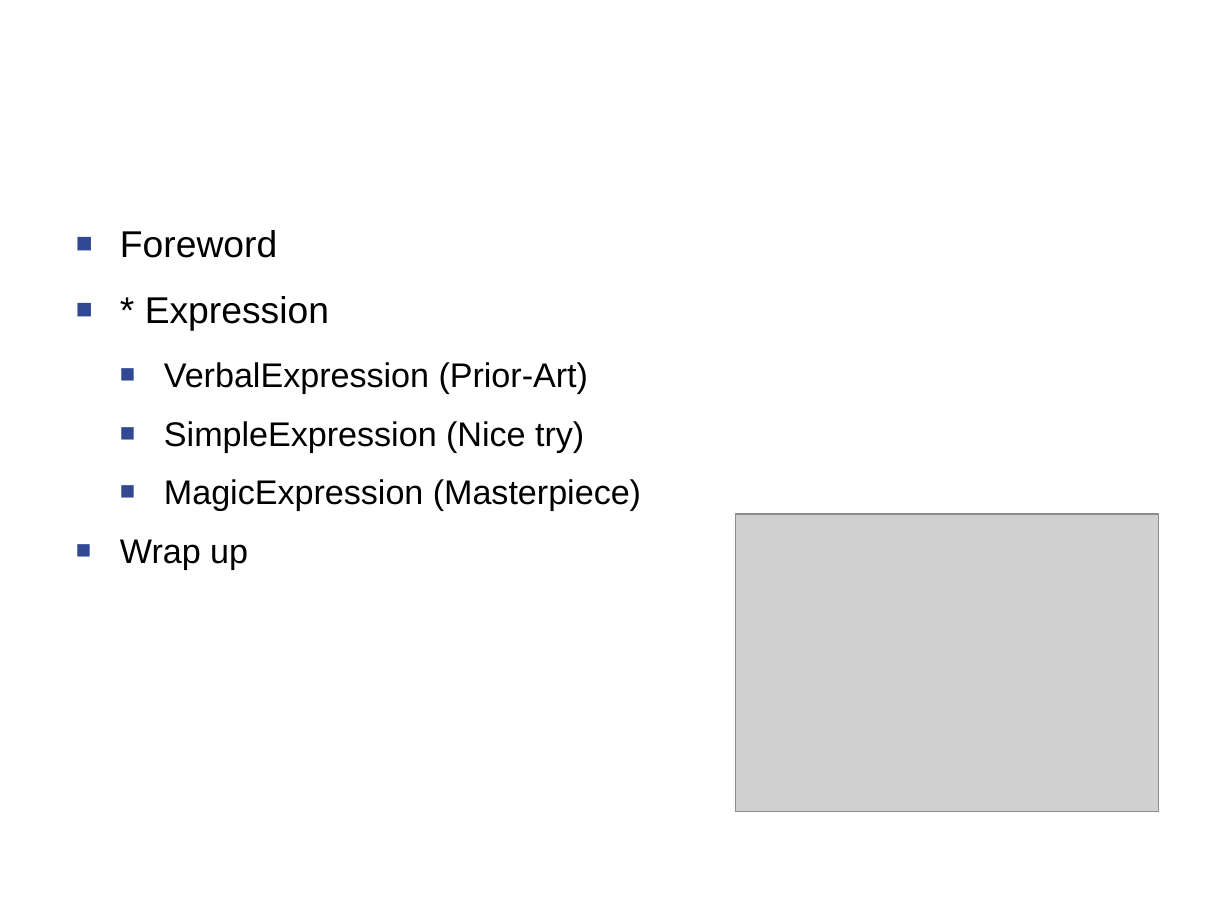
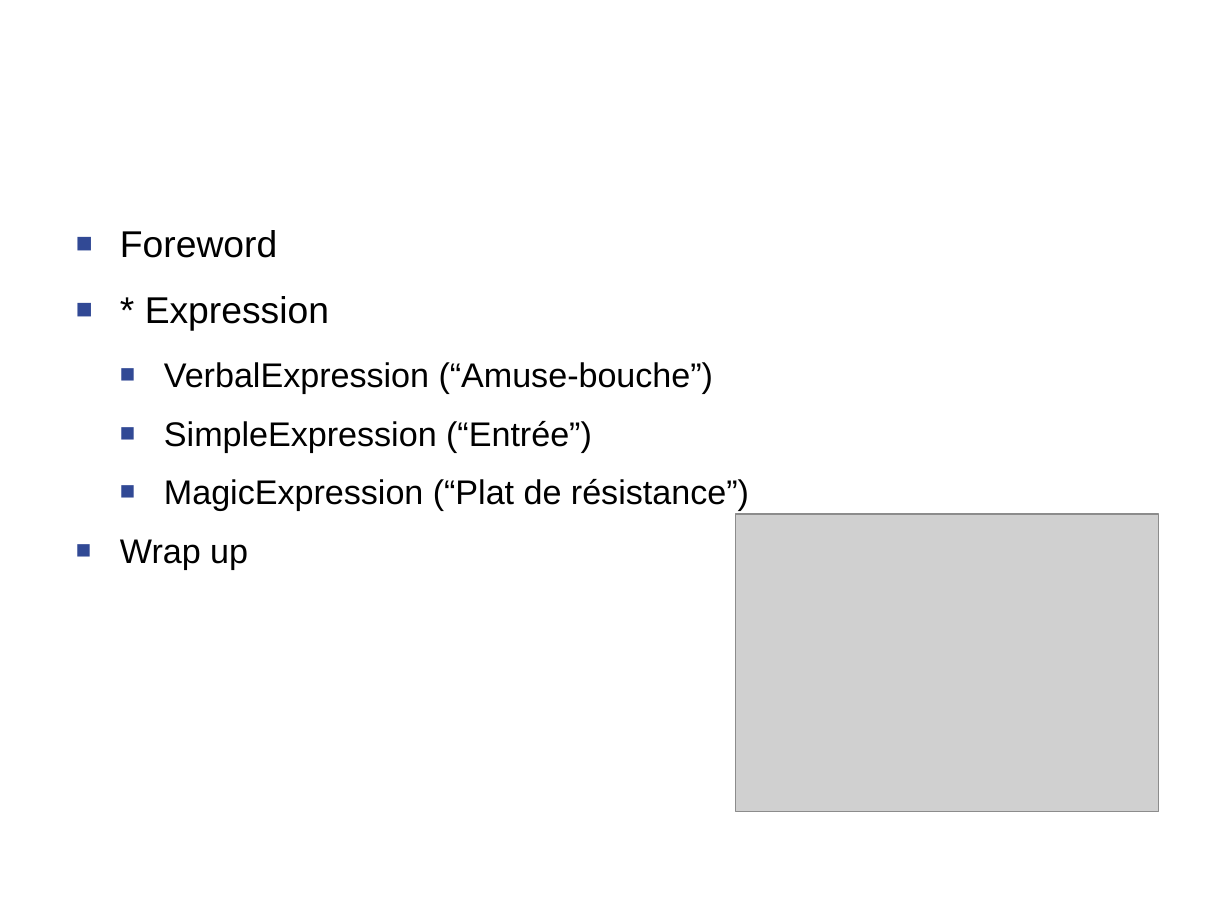
Before and after one commit to Timothep/Talk.LostInTranslation, a slide deck: slide 3 of LostInTranslation.odp (slide 2 before the commit). Drawn at 1232x924 pixels with LibreOffice and Linux fonts; fonts in the diff are those of the drawing; grey boxes stand for pictures; background and template pictures are left out. Boxes give left, top, right and bottom in pixels: in the first picture for what was removed or moved away, otherwise in the second. Text is boxed around its words. In the diff, an @@ line names an element or a change of style, - is before the commit and + after.

Commit message:
stuff

```diff
--- a/LostInTranslation.odp
+++ b/LostInTranslation.odp
@@ text at box(164, 362, 749, 511): text changed @@
-  ■ VerbalExpression (Prior-Art)
-  ■ SimpleExpression (Nice try)
-  ■ MagicExpression (Masterpiece)
+  ■ VerbalExpression (“Amuse-bouche”)
+  ■ SimpleExpression (“Entrée”)
+  ■ MagicExpression (“Plat de résistance”)
```
Also in this commit, not shown: 16 other slides changed, 1 slide added.
